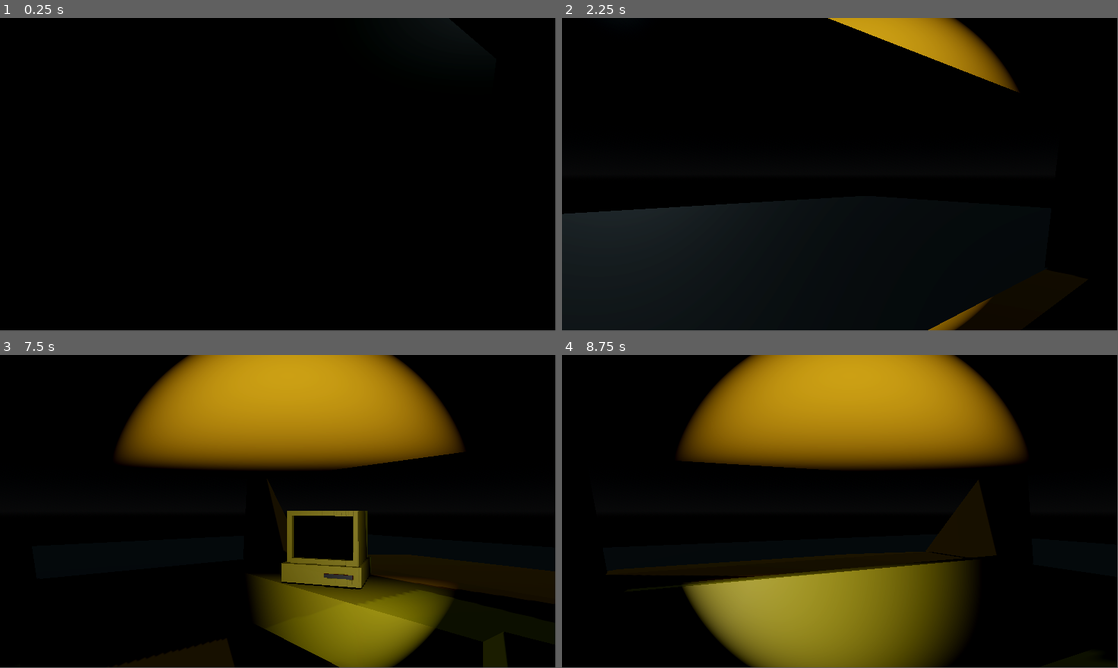
Above: before the commit, frames 1-4 (two rows, left to right).
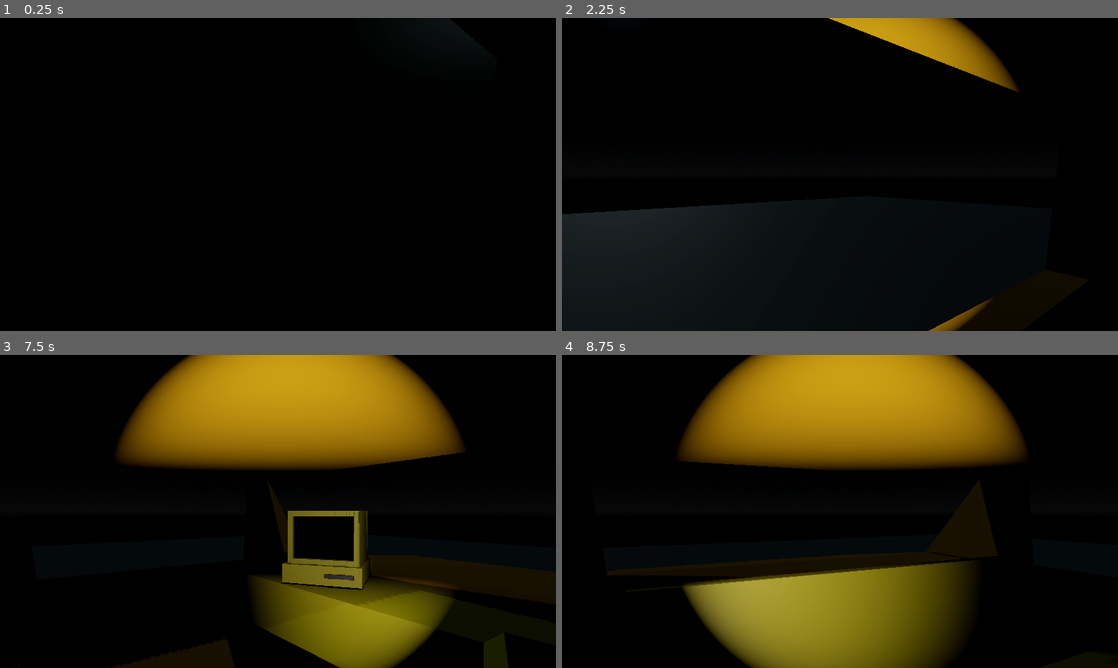
Above: after the commit, the same moments.

Repository: ADudeWithADream/13Gameproject
Game: Godot game, scene res://SCENES/BASE.tscn
Same seed, same stepped clock (60 frames per second), same inputs: the game is played once before the commit and once after it.
Inputs:
- Up to frame 1 (0.25 s): no input
- Up to frame 2 (2.25 s): hold D (ui_right) 0.53-1.28 s; hold S (ui_down) 1.28-2.03 s; tap Enter at 2 s; hold D (ui_right) from 2.03 s (still down)
- Up to frame 3 (7.5 s): tap Space at 2.75, 5 s; tap Enter at 3.5, 7.25 s; release D (ui_right) at 3.53 s; hold A (ui_left) 3.53-5.03 s; hold S (ui_down) 5.03-5.78 s; hold D (ui_right) from 5.78 s (still down)
- Up to frame 4 (8.75 s): tap Space at 8 s; release D (ui_right) at 8.03 s; hold S (ui_down) from 8.03 s (still down)
In our replay, the window is 799x449 before the commit and 800x450 after it. These sizes can differ from the game's own. Grey fills any space a smaller window leaves; there, only what the larger window draws over its background counts as a difference.

The runs differ from the first frame. In frame 2, 0.1% of the frame differs, in the area x 0-82%, y 0-100%; in frame 3, 0.4%, in the area x 47-100%, y 30-100%; in frame 4, 0.2%.

Commit message:
completed main menu

Diff:
--- a/new-game-project/SCENES/MAIN_MENU.tscn
+++ b/new-game-project/SCENES/MAIN_MENU.tscn
@@ -1,10 +1,57 @@
-[gd_scene load_steps=5 format=3 uid="uid://d1f46umkm5f8r"]
+[gd_scene load_steps=9 format=3 uid="uid://d1f46umkm5f8r"]
 
 [ext_resource type="Texture2D" uid="uid://cvue3guhf4kej" path="res://ASSETS/Screenshot 2025-08-22 at 9.20.36 AM.png" id="1_kb7mp"]
 [ext_resource type="FontFile" uid="uid://cadfcsoqnmc8g" path="res://ASSETS/GrapeSoda.ttf" id="2_pas7n"]
 
+[sub_resource type="GDScript" id="GDScript_4kyq8"]
+script/source = "extends Control
+
+
+# Called when the node enters the scene tree for the first time.
+func _ready() -> void:
+	pass # Replace with function body.
+
+
+# Called every frame. 'delta' is the elapsed time since the previous frame.
+func _process(delta: float) -> void:
+	pass
+
+
+func _on_start_pressed() -> void:
+	get_tree().change_scene_to_file(\"res://SCENES/BASE.tscn\")
+
+
+func _on_options_pressed() -> void:
+	print(\"Options Pressed\")
+
+func _on_quit_pressed() -> void:
+	get_tree().quit()
+"
+
 [sub_resource type="StyleBoxTexture" id="StyleBoxTexture_6d72n"]
 texture = ExtResource("1_kb7mp")
+
+[sub_resource type="StyleBoxEmpty" id="StyleBoxEmpty_eacts"]
+
+[sub_resource type="StyleBoxFlat" id="StyleBoxFlat_sw5xl"]
+bg_color = Color(0.593134, 0.593133, 0.593132, 1)
+corner_radius_top_left = 16
+corner_radius_top_right = 16
+corner_radius_bottom_right = 16
+corner_radius_bottom_left = 16
+shadow_color = Color(0, 0, 0, 0.203922)
+shadow_size = 5
+shadow_offset = Vector2(0, 3.41)
+
+[sub_resource type="StyleBoxFlat" id="StyleBoxFlat_owhp0"]
+bg_color = Color(0.936265, 0.936265, 0.936264, 1)
+corner_radius_top_left = 16
+corner_radius_top_right = 16
+corner_radius_bottom_right = 16
+corner_radius_bottom_left = 16
+shadow_color = Color(0, 0, 0, 0.203922)
+shadow_size = 5
+shadow_offset = Vector2(0, 3.41)
 
 [sub_resource type="StyleBoxFlat" id="StyleBoxFlat_1kijc"]
 bg_color = Color(0.00119745, 0.00119745, 0.00119744, 1)
@@ -23,6 +70,7 @@
 anchor_bottom = 1.0
 grow_horizontal = 2
 grow_vertical = 2
+script = SubResource("GDScript_4kyq8")
 
 [node name="Panel" type="Panel" parent="."]
 layout_mode = 1
@@ -51,24 +99,39 @@
 [node name="Button" type="Button" parent="VBoxContainer"]
 layout_mode = 2
 size_flags_vertical = 3
+theme_override_colors/font_hover_color = Color(1, 1, 1, 1)
+theme_override_colors/font_pressed_color = Color(1, 1, 1, 1)
 theme_override_colors/font_color = Color(1, 1, 1, 1)
 theme_override_font_sizes/font_size = 30
+theme_override_styles/focus = SubResource("StyleBoxEmpty_eacts")
+theme_override_styles/hover = SubResource("StyleBoxFlat_sw5xl")
+theme_override_styles/pressed = SubResource("StyleBoxFlat_owhp0")
 theme_override_styles/normal = SubResource("StyleBoxFlat_1kijc")
 text = "START"
 
 [node name="Button2" type="Button" parent="VBoxContainer"]
 layout_mode = 2
 size_flags_vertical = 3
+theme_override_colors/font_hover_color = Color(1, 1, 1, 1)
+theme_override_colors/font_pressed_color = Color(1, 1, 1, 1)
 theme_override_colors/font_color = Color(1, 1, 1, 1)
 theme_override_font_sizes/font_size = 30
+theme_override_styles/focus = SubResource("StyleBoxEmpty_eacts")
+theme_override_styles/hover = SubResource("StyleBoxFlat_sw5xl")
+theme_override_styles/pressed = SubResource("StyleBoxFlat_owhp0")
 theme_override_styles/normal = SubResource("StyleBoxFlat_1kijc")
 text = "SETTINGS"
 
 [node name="Button3" type="Button" parent="VBoxContainer"]
 layout_mode = 2
 size_flags_vertical = 3
+theme_override_colors/font_hover_color = Color(1, 1, 1, 1)
+theme_override_colors/font_pressed_color = Color(1, 1, 1, 1)
 theme_override_colors/font_color = Color(1, 1, 1, 1)
 theme_override_font_sizes/font_size = 30
+theme_override_styles/focus = SubResource("StyleBoxEmpty_eacts")
+theme_override_styles/hover = SubResource("StyleBoxFlat_sw5xl")
+theme_override_styles/pressed = SubResource("StyleBoxFlat_owhp0")
 theme_override_styles/normal = SubResource("StyleBoxFlat_1kijc")
 text = "QUIT"
 
@@ -92,3 +155,7 @@
 text = "DELIVERY"
 horizontal_alignment = 1
 vertical_alignment = 1
+
+[connection signal="pressed" from="VBoxContainer/Button" to="." method="_on_start_pressed"]
+[connection signal="pressed" from="VBoxContainer/Button2" to="." method="_on_options_pressed"]
+[connection signal="pressed" from="VBoxContainer/Button3" to="." method="_on_quit_pressed"]
--- /dev/null
+++ b/new-game-project/SCRIPTS/main_menu.gd
@@ -0,0 +1,11 @@
+extends Control
+
+
+# Called when the node enters the scene tree for the first time.
+func _ready() -> void:
+	pass # Replace with function body.
+
+
+# Called every frame. 'delta' is the elapsed time since the previous frame.
+func _process(delta: float) -> void:
+	pass
--- a/new-game-project/project.godot
+++ b/new-game-project/project.godot
@@ -14,6 +14,10 @@
 run/main_scene="res://SCENES/BASE.tscn"
 config/features=PackedStringArray("4.3", "Forward Plus")
 config/icon="res://icon.svg"
+
+[display]
+
+window/stretch/mode="canvas_items"
 
 [input]
 
Not shown, changed: .DS_Store
Not shown, changed: new-game-project/.DS_Store
Not shown, added: new-game-project/SCENES/.DS_Store
